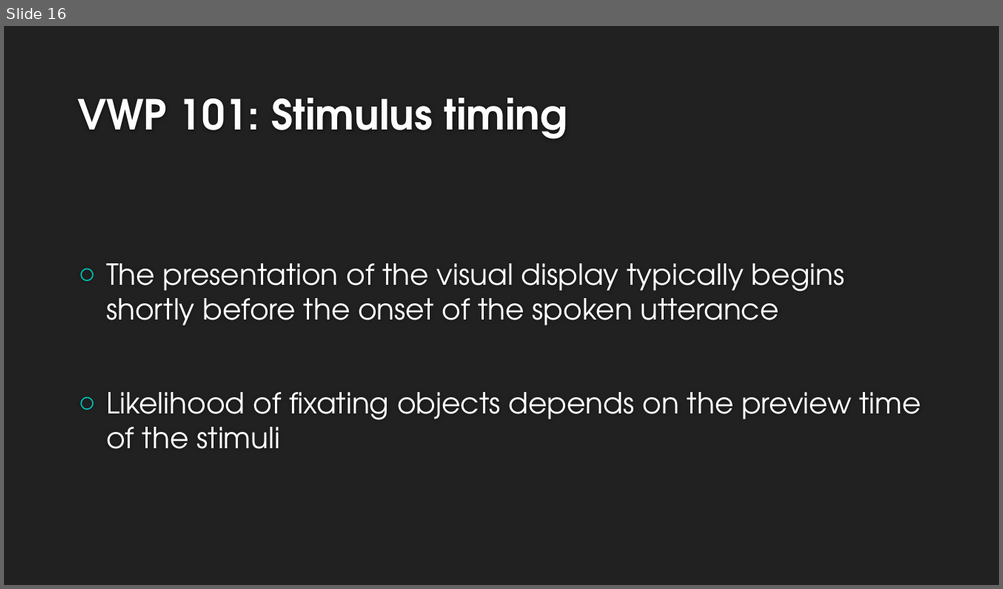
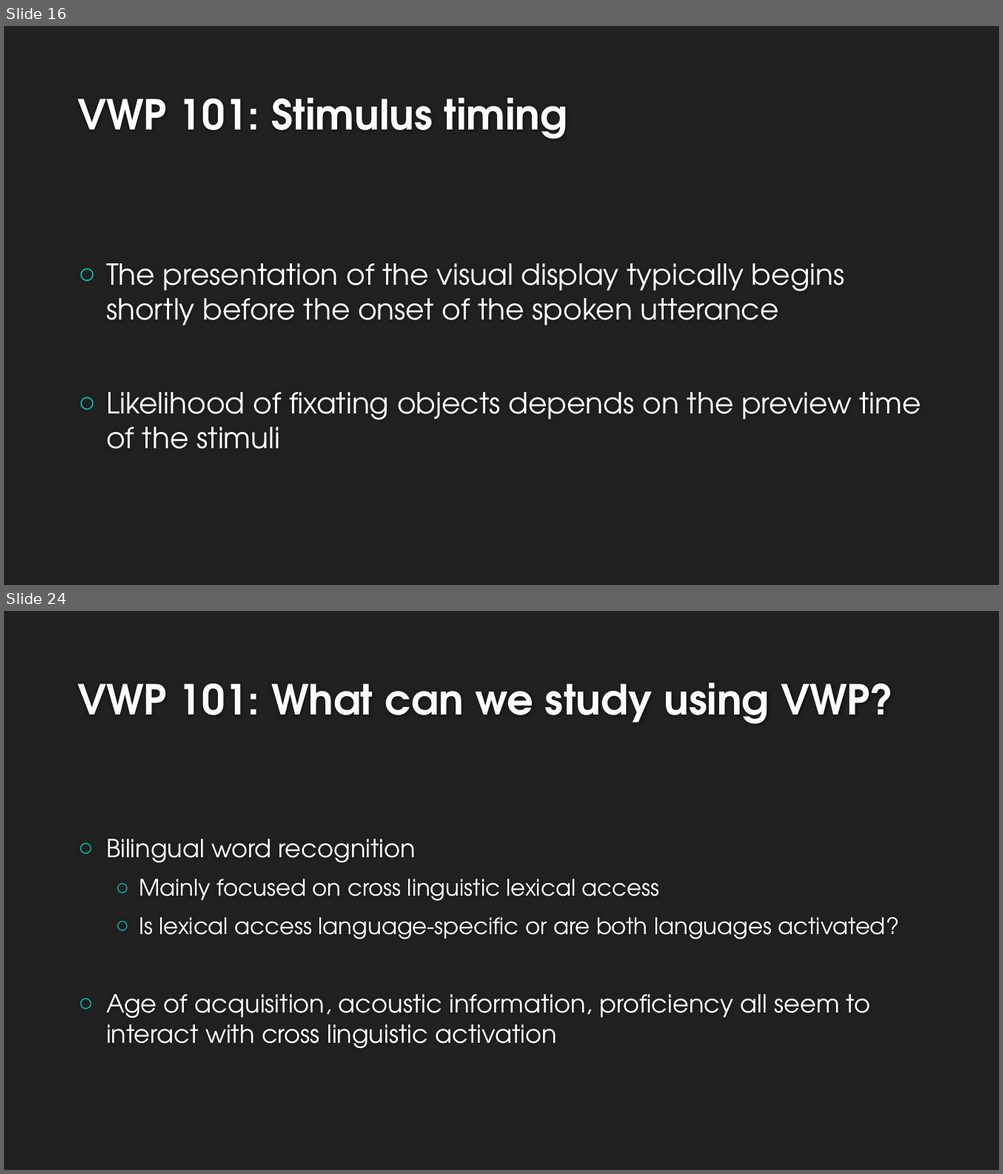
Before and after one commit to allisoct/ETLR23-24, a slide deck: slides/Day3.pptx. Shown one above the other, each under a label of ours: slide 16 before the commit, slides 16 and 24 after it; the slides between them are not shown. The pictures are 1003x589 and 1003x1174 pixels, drawn with LibreOffice and Linux fonts; fonts in the diff are those of the drawing; background and template pictures are left out. Boxes give left, top, right and bottom in pixels: in the first picture for what was removed or moved away, otherwise in the second. Text is boxed around its words. In the diff, an @@ line names an element or a change of style, - is before the commit and + after.

```diff
--- a/slides/Day3.pptx
+++ b/slides/Day3.pptx
@@ slide 24 added at [4, 611, 999, 1170], background #212121 @@
@@ title added at [77, 683, 893, 724], 40 pt, text #FEFEFE, bold @@
+VWP 101: What can we study using VWP?
@@ text added at [106, 839, 899, 1049], 24 pt, text #FFFFFF @@
+○ Bilingual word recognition
+  ○ Mainly focused on cross linguistic lexical access
+  ○ Is lexical access language-specific or are both languages activated?
+○ Age of acquisition, acoustic information, proficiency all seem to interact with cross linguistic activation
```
Also in this commit, not shown: 2 slides changed, 15 other slides added, 1 slide removed.
